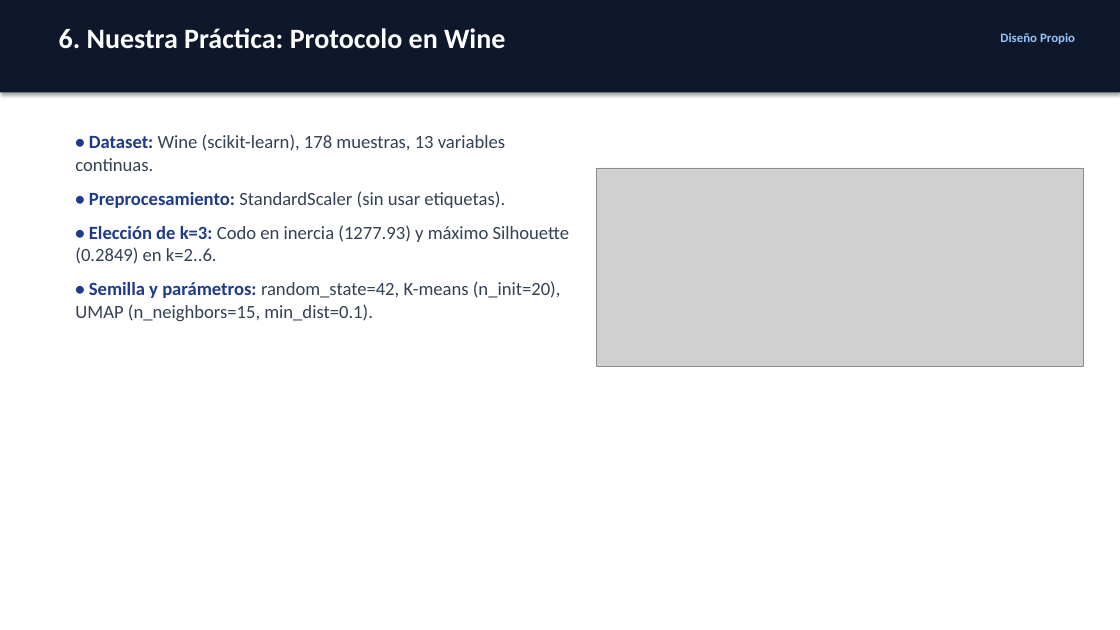
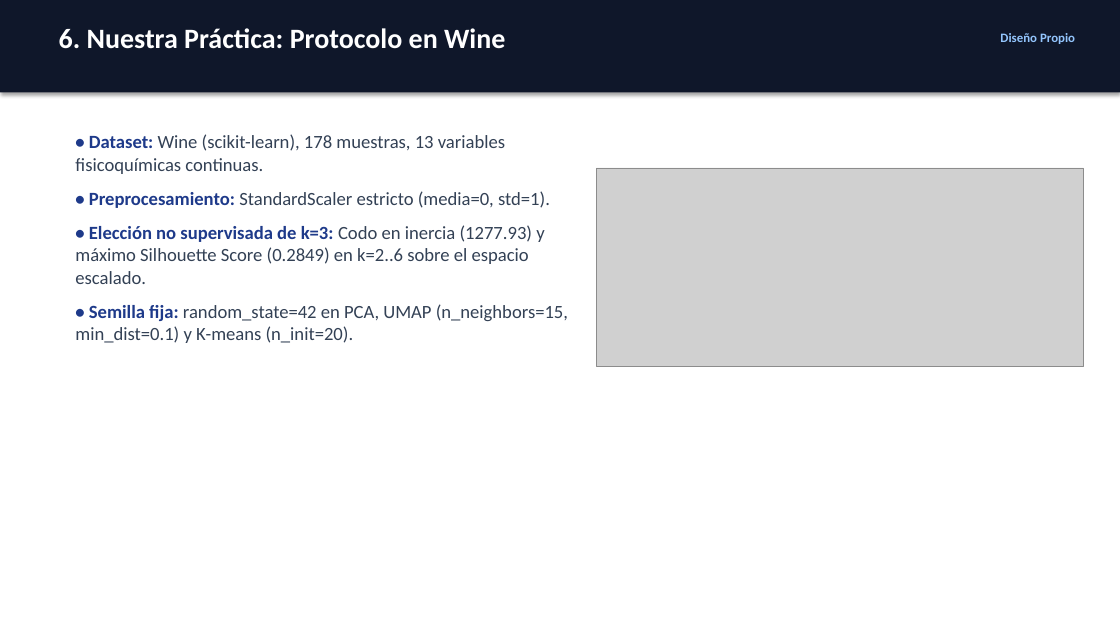
Before and after one commit to SeverichAxl/Autoencoder_UMAP_Clustering, a slide deck: slide 7 of entregables/Presentacion_Grupo3_Autoencoder_UMAP.pptx. Drawn at 1120x630 pixels with LibreOffice and Linux fonts; fonts in the diff are those of the drawing; grey boxes stand for pictures. Boxes give left, top, right and bottom in pixels: in the first picture for what was removed or moved away, otherwise in the second. Text is boxed around its words. In the diff, an @@ line names an element or a change of style, - is before the commit and + after.

Commit message:
feat: completar datos oficiales del paper Parametric UMAP (Sainburg et al., 2021) en informe, diapositivas y preguntas

```diff
--- a/entregables/Presentacion_Grupo3_Autoencoder_UMAP.pptx
+++ b/entregables/Presentacion_Grupo3_Autoencoder_UMAP.pptx
@@ text at <box>75,134,568,343</box>: text changed @@
-• Dataset: Wine (scikit-learn), 178 muestras, 13 variables continuas.
-• Preprocesamiento: StandardScaler (sin usar etiquetas).
-• Elección de k=3: Codo en inercia (1277.93) y máximo Silhouette (0.2849) en k=2..6.
-• Semilla y parámetros: random_state=42, K-means (n_init=20), UMAP (n_neighbors=15, min_dist=0.1).
+• Dataset: Wine (scikit-learn), 178 muestras, 13 variables fisicoquímicas continuas.
+• Preprocesamiento: StandardScaler estricto (media=0, std=1).
+• Elección no supervisada de k=3: Codo en inercia (1277.93) y máximo Silhouette Score (0.2849) en k=2..6 sobre el espacio escalado.
+• Semilla fija: random_state=42 en PCA, UMAP (n_neighbors=15, min_dist=0.1) y K-means (n_init=20).
```
Also in this commit, not shown: 9 other slides changed, 1 slide added, 1 slide removed, 8 other files.
